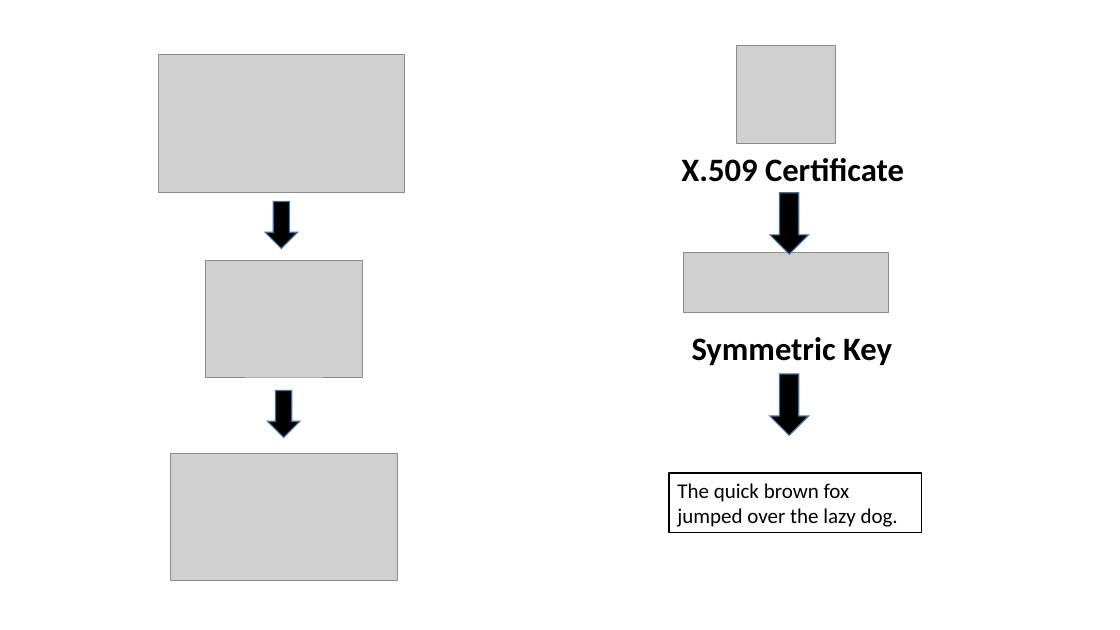
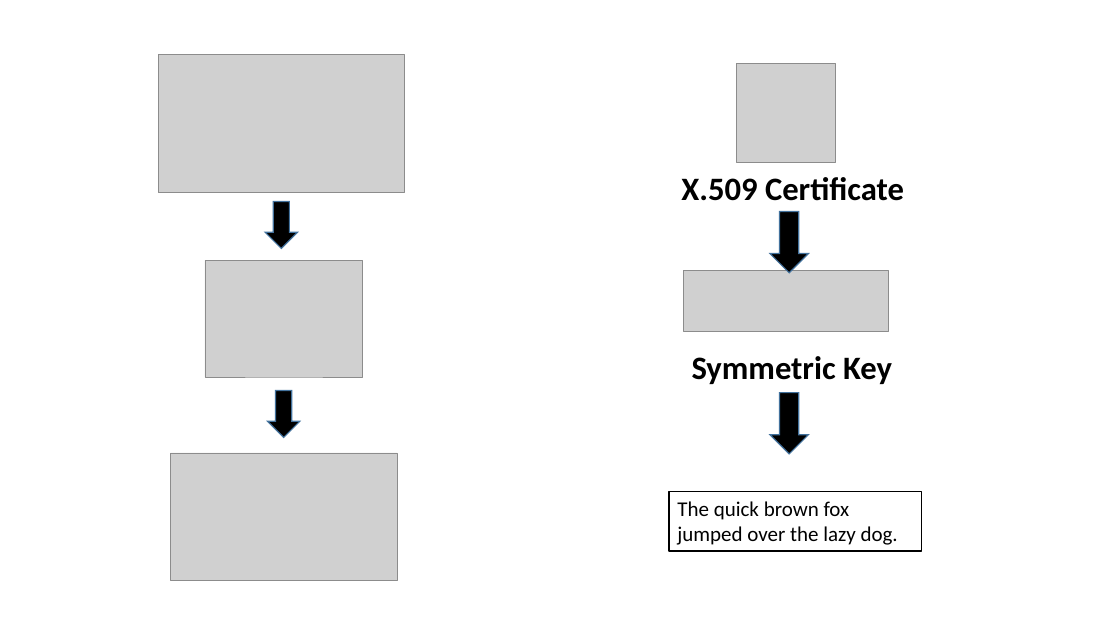
Before and after one commit to way0utwest/EndtoEndAlwaysEncrypted, a slide deck: slide 8 of EndtoEndAlwaysEncrypted.pptx. Drawn at 1120x630 pixels with LibreOffice and Linux fonts; fonts in the diff are those of the drawing; grey boxes stand for pictures. Boxes give left, top, right and bottom in pixels: in the first picture for what was removed or moved away, otherwise in the second. Text is boxed around its words. In the diff, an @@ line names an element or a change of style, - is before the commit and + after.

```diff
--- a/EndtoEndAlwaysEncrypted.pptx
+++ b/EndtoEndAlwaysEncrypted.pptx
@@ 2 pictures, 2 texts, 2 down arrows, 1 rectangle: place and size @@
-2 pictures, 2 texts, 2 down arrows, 1 rectangle at [670, 45, 923, 533]
+2 pictures, 2 texts, 2 down arrows, 1 rectangle at [670, 64, 923, 551]
```
Also in this commit, not shown: 1 other slide changed, 2 slides added, 11 other files.
